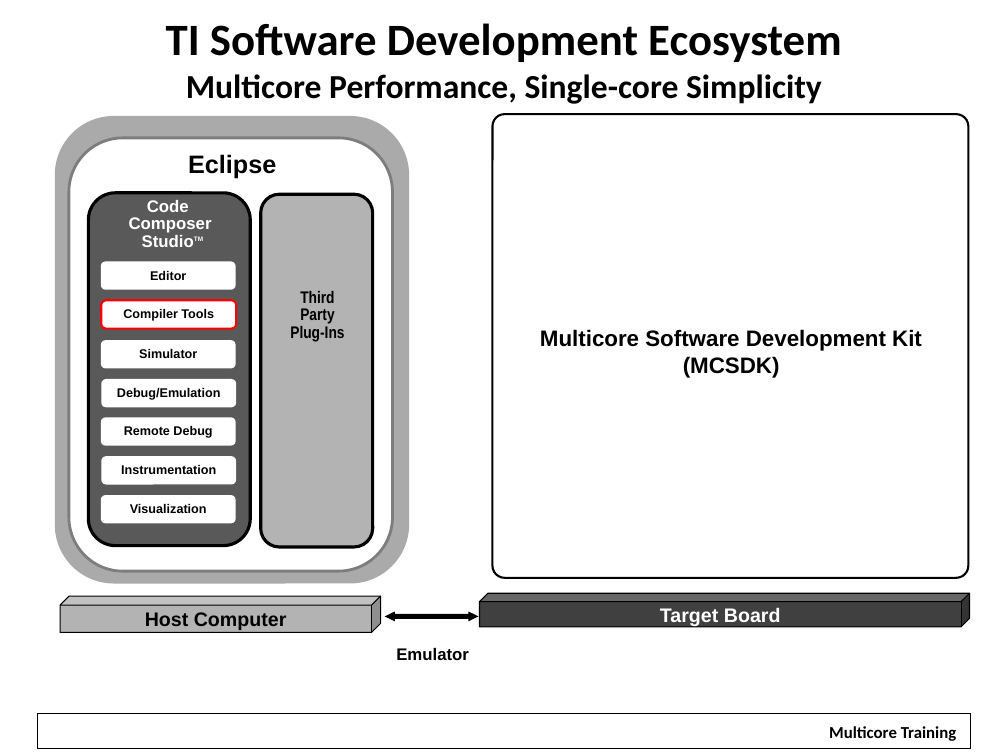
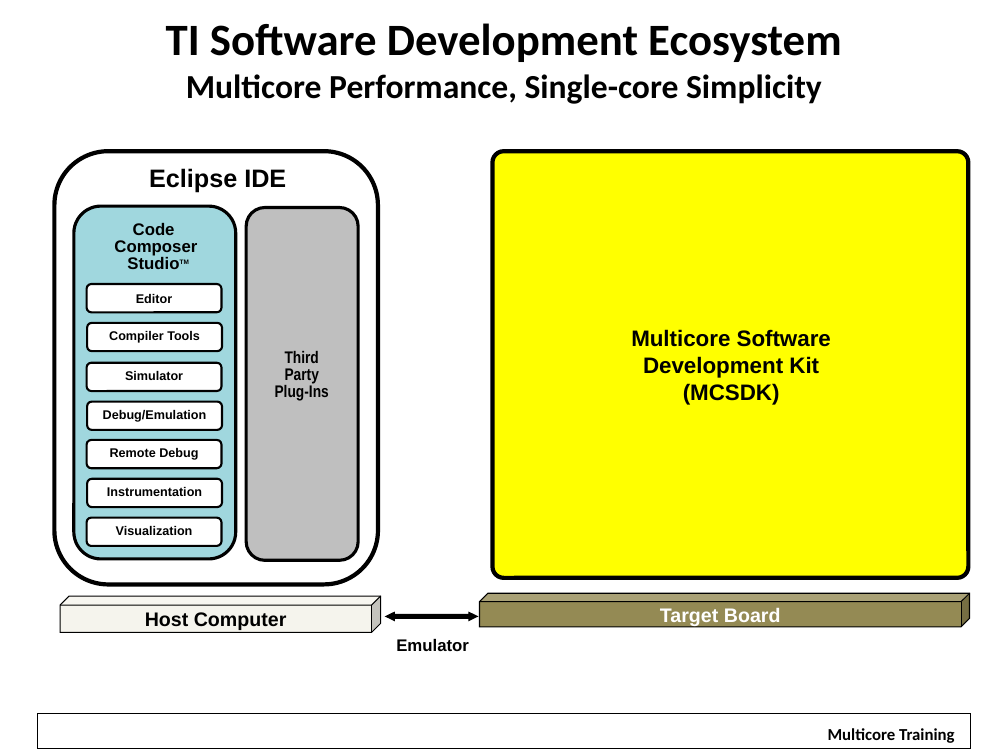
Before and after one commit to hari1989/keystone-workshop, a slide deck: slide 9 of slides/Introduction to KeyStone Software Ecosystem.pptx (slide 8 before the commit). Drawn at 1008x756 pixels with LibreOffice and Linux fonts; fonts in the diff are those of the drawing; background and template pictures are left out. Boxes give left, top, right and bottom in pixels: in the first picture for what was removed or moved away, otherwise in the second. Text is boxed around its words. In the diff, an @@ line names an element or a change of style, - is before the commit and + after.

Commit message:
Revisions based on 6/13/12 discussion; modifed ecosystem diagram and used as advanced organizer throughout lesson; fixed red URLs so they are now blue

```diff
--- a/slides/Introduction to KeyStone Software Ecosystem.pptx
+++ b/slides/Introduction to KeyStone Software Ecosystem.pptx
@@ rounded rectangle removed at (54,116,409,584) @@
@@ rounded rectangle at (54,151,378,585): outline #7E7E7E 2 pt to #000000 3 pt @@
@@ text at (149,168,286,192): text changed @@
-Eclipse
+Eclipse IDE
@@ rounded rectangle: place and size @@
-rounded rectangle at (493,114,969,578)
+rounded rectangle at (493,151,969,578)
@@ rounded rectangle at (493,151,969,578): fill #FFFFFF to #FFFF00; outline #000000 1.5 pt to #000000 3 pt @@
@@ 3 rounded rectangles: place and size @@
-3 rounded rectangles at (69,138,392,572)
+3 rounded rectangles at (54,151,378,585)
@@ rounded rectangle at (74,207,236,559): fill #595959 to #A0D7DE @@
@@ rounded rectangle at (246,208,358,560): fill #B3B3B3 to #BFBFBF @@
@@ 4 rounded rectangles: place and size @@
-4 rounded rectangles at (90,191,252,485)
+4 rounded rectangles at (75,213,237,507)
@@ rounded rectangle "Code" at (75,213,237,287): text colour #FFFFFF to #000000 @@
@@ rounded rectangle "Compiler Tools" at (87,323,222,351): outline #FF0000 1.5 pt to #000000 1.5 pt @@
@@ text "Multicore Software": place and size @@
-text "Multicore Software" at (540,329,922,378)
+text "Multicore Software" at (631,329,831,405)
@@ text at (631,329,831,378): text changed @@
-Multicore Software Development Kit
+Multicore Software
+Development Kit
@@ rounded rectangle "Third": place and size @@
-rounded rectangle "Third" at (262,281,374,361)
+rounded rectangle "Third" at (246,341,358,420)
@@ outline none to #000000 1.5 pt in 6 elements at (87,439,222,468), (87,401,222,429), (87,479,222,507), (87,518,222,546), (87,284,222,312), (87,363,222,391) @@
@@ 4 rounded rectangles: place and size @@
-4 rounded rectangles at (101,261,237,523)
+4 rounded rectangles at (87,284,222,546)
@@ cube "Host Computer" at (60,596,381,632): fill #B3B3B3 to #F5F4ED @@
@@ cube "Target Board" at (480,594,970,627): fill #404040 to #948A54 @@
@@ text "Emulator": place and size @@
-text "Emulator" at (396,648,469,660)
+text "Emulator" at (396,639,469,651)
@@ text "Multicore Training" rewrapped from (818,717,968,747) to (828,728,954,743) @@
```
Also in this commit, not shown: 15 other slides changed, 1 slide added.
